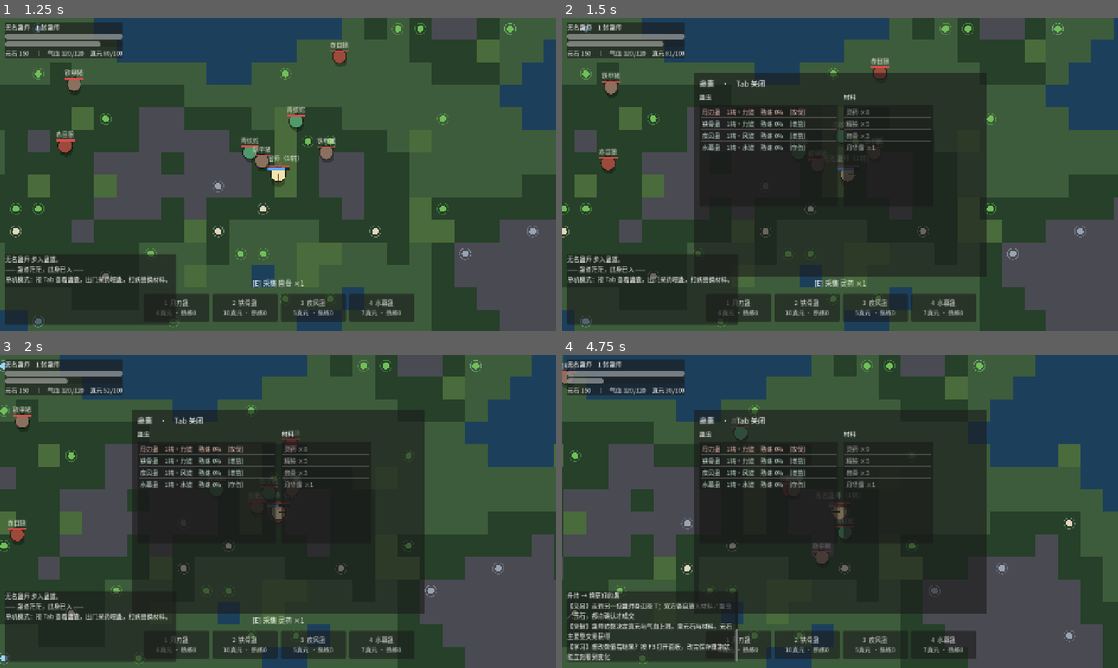
Above: before the commit, frames 1-4 (two rows, left to right).
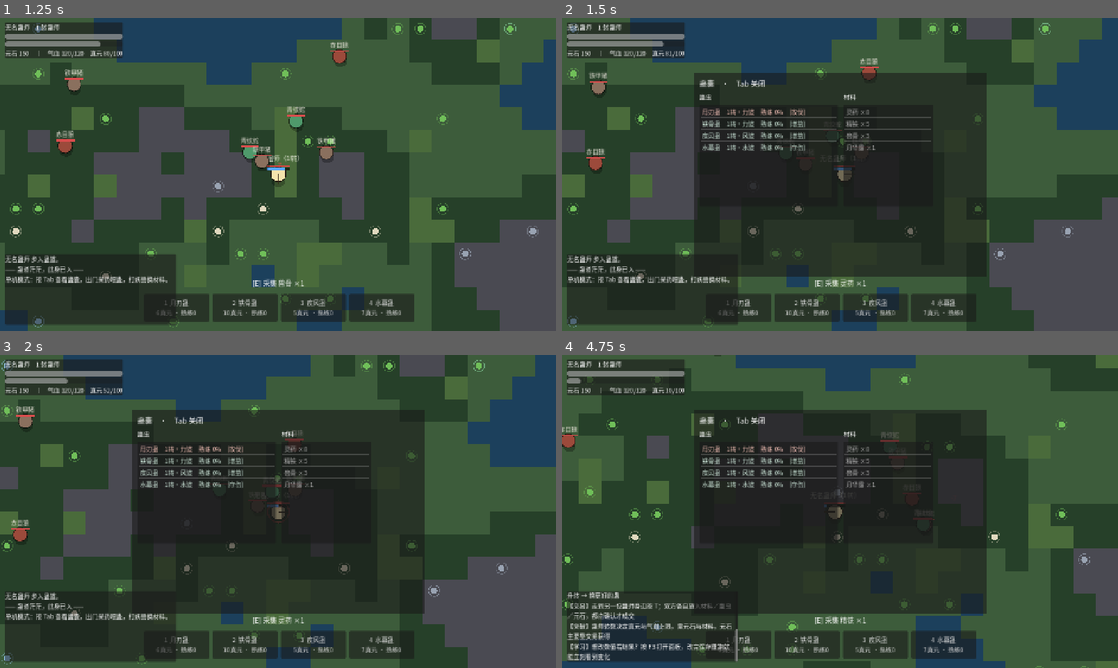
Above: after the commit, the same moments.

Repository: HHH509-QWER/gu-openworld-prototype
Game: Godot game, scene res://scenes/Main.tscn
Two runs of this game, one before a commit and one after it. Both use one fixed random seed, a clock stepped at 60 frames per second and the inputs below.
Inputs:
- Up to frame 1 (1.25 s): click "单机试玩" at 0.5 s
- Up to frame 2 (1.5 s): tap Enter at 1.25 s; hold D from 1.28 s (still down); tap Tab at 1.35 s
- Up to frame 3 (2 s): keep holding D
- Up to frame 4 (4.75 s): release D at 2.03 s; hold S 2.03-2.78 s; tap one key every 0.75 s from 2.1 s: E T F H; hold D 2.78-3.53 s; hold W 3.53-4.28 s; hold A from 4.28 s (still down)

Frame 1 is identical in both runs. In frame 2, 9.3% of the frame differs, in the area x 0-100%, y 0-100%; in frame 3, 2.7%; in frame 4, 35%.

Commit message:
练 1-1：把移动速度改成 800

Diff:
--- a/project.godot
+++ b/project.godot
@@ -1,5 +1,10 @@
-; 蛊真人 · 大世界开放原型
-; Godot 4.3 或更高版本
+; Engine configuration file.
+; It's best edited using the editor UI and not directly,
+; since the parameters that go here are not all obvious.
+;
+; Format:
+;   [section] ; section goes between []
+;   param=value ; assign values to parameters
 
 config_version=5
 
@@ -8,7 +13,7 @@
 config/name="蛊真人·大世界（原型）"
 config/description="以《蛊真人》为背景的大世界探索 + 养蛊 + 自由交易 最小可玩原型"
 run/main_scene="res://scenes/Main.tscn"
-config/features=PackedStringArray("4.3", "GL Compatibility")
+config/features=PackedStringArray("4.4", "GL Compatibility")
 
 [display]
 
--- a/scenes/Main.tscn
+++ b/scenes/Main.tscn
@@ -1,6 +1,6 @@
-[gd_scene load_steps=2 format=3]
+[gd_scene load_steps=2 format=3 uid="uid://d2gwuj1mclg7g"]
 
-[ext_resource type="Script" path="res://scripts/Game.gd" id="1_game"]
+[ext_resource type="Script" uid="uid://c7sgo58wvx2fk" path="res://scripts/Game.gd" id="1_game"]
 
 [node name="Game" type="Node2D"]
 script = ExtResource("1_game")
--- a/scripts/GuPlayer.gd
+++ b/scripts/GuPlayer.gd
@@ -6,7 +6,7 @@
 ## 便于原型快速跑起来；背包／元石／蛊虫等真正有价值的资产全部由主机裁定（见 Game.gd）。
 
 const RADIUS := 13.0
-const BASE_SPEED := 232.0
+const BASE_SPEED := 800.0
 
 var game: Node = null
 var world: GuWorld = null
